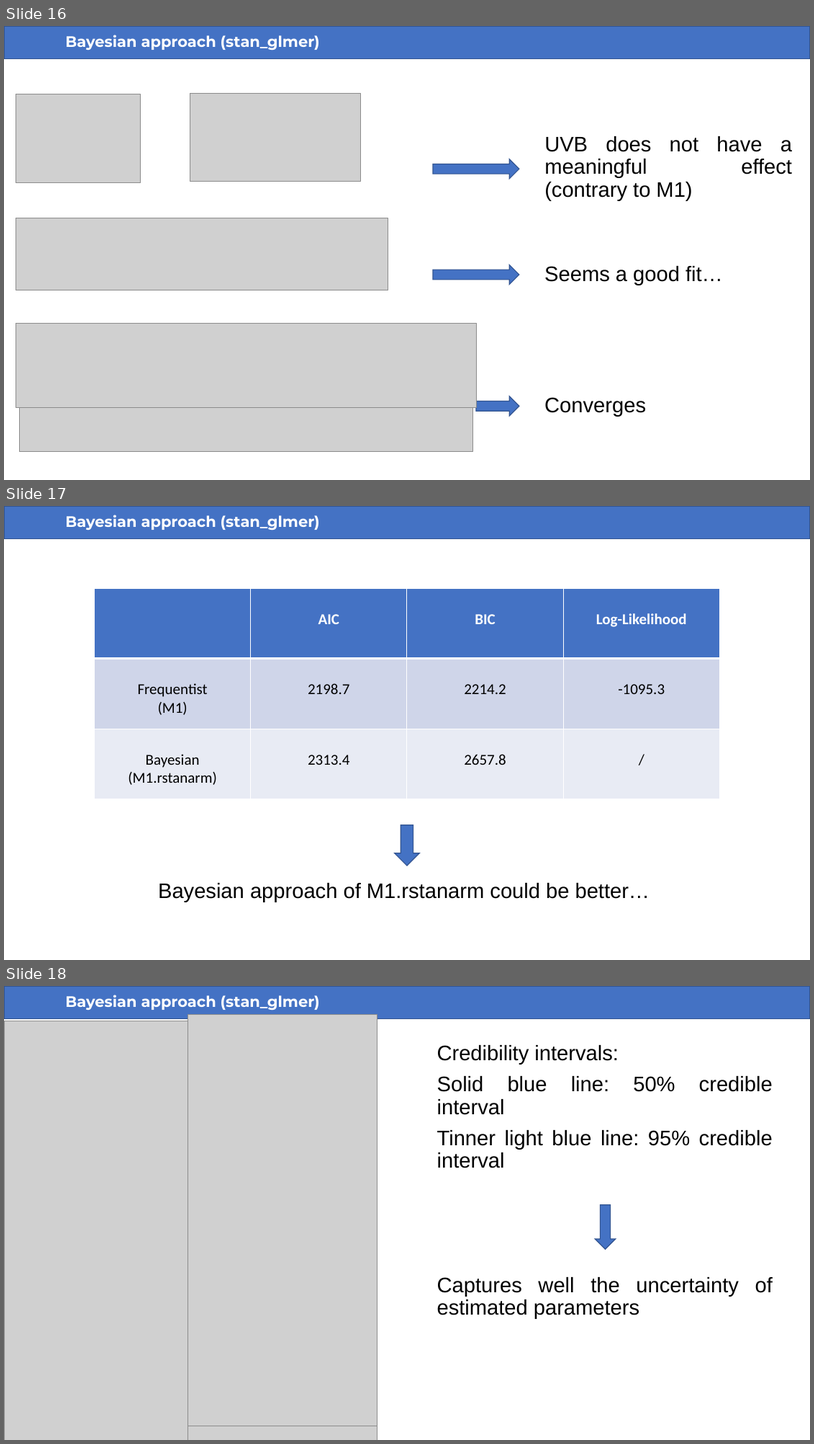
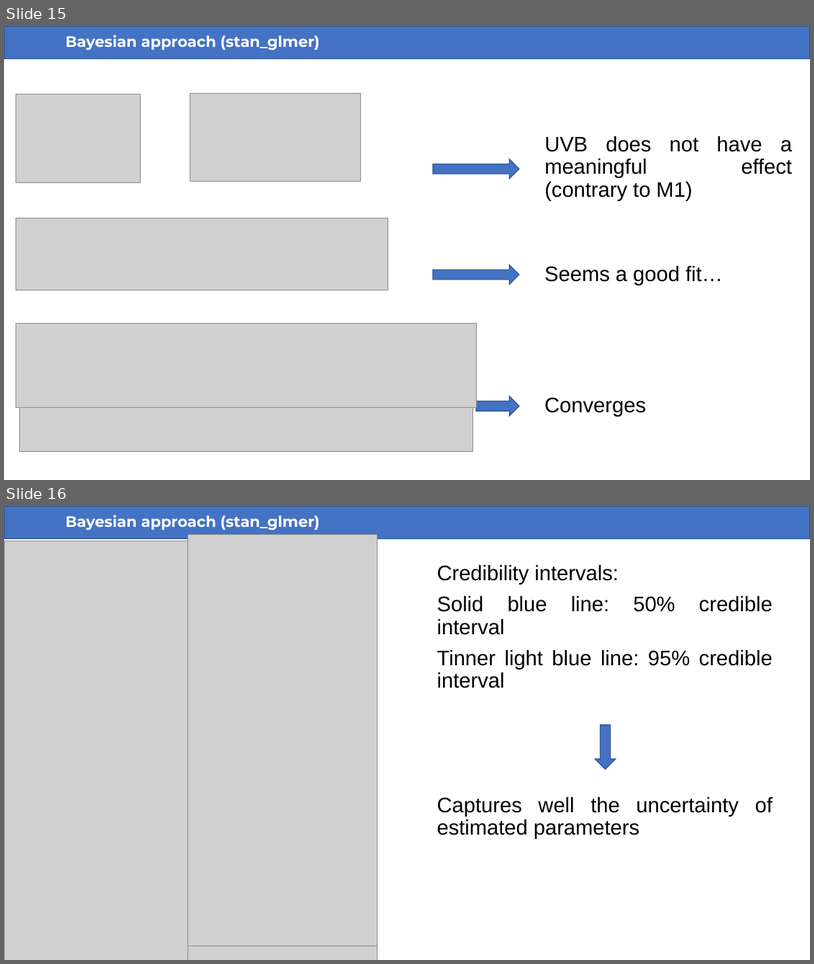
Before and after one commit to saraserafino/UVB-exposure-on-melanoma-mortality, a slide deck: UVB-exposure-on-melanoma-mortality.pptx. Shown one above the other, each under a label of ours: slides 16, 17 and 18 before the commit, slides 15 and 16 after it. The pictures are 814x1444 and 814x964 pixels, drawn with LibreOffice and Linux fonts; fonts in the diff are those of the drawing; grey boxes stand for pictures. Boxes give left, top, right and bottom in pixels: in the first picture for what was removed or moved away, otherwise in the second. Text is boxed around its words. In the diff, an @@ line names an element or a change of style, - is before the commit and + after.

```diff
--- a/UVB-exposure-on-melanoma-mortality.pptx
+++ b/UVB-exposure-on-melanoma-mortality.pptx
@@ slide 17 removed at box(4, 506, 810, 960), background #FFFFFF @@
@@ rectangle removed at box(4, 506, 810, 539) @@
@@ title removed at box(65, 515, 320, 530) @@
-Bayesian approach (stan_glmer)
@@ table removed at box(94, 588, 721, 799), 3 rows, 4 columns @@
- | AIC | BIC | Log-Likelihood
-Frequentist / (M1) | 2198.7 | 2214.2 | -1095.3
-Bayesian (M1.rstanarm) | 2313.4 | 2657.8 | /
@@ down arrow removed at box(395, 825, 419, 865) @@
@@ text removed at box(158, 883, 651, 902) @@
-Bayesian approach of M1.rstanarm could be better…
@@ what was slide 16 is now slide 15 @@
@@ what was slide 18 is now slide 16 @@
```
Also in this commit, not shown: 9 slides changed, 11 slides added, 3 other slides removed, 10 other files.
